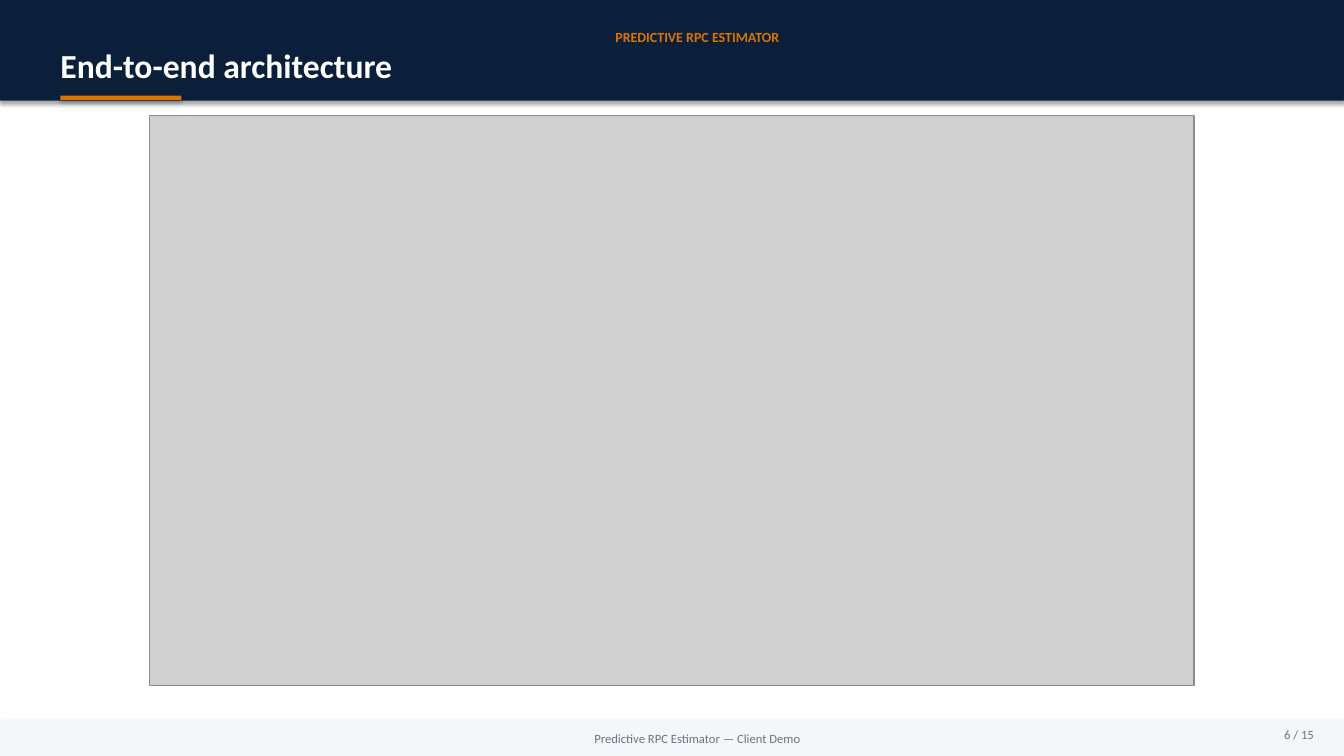
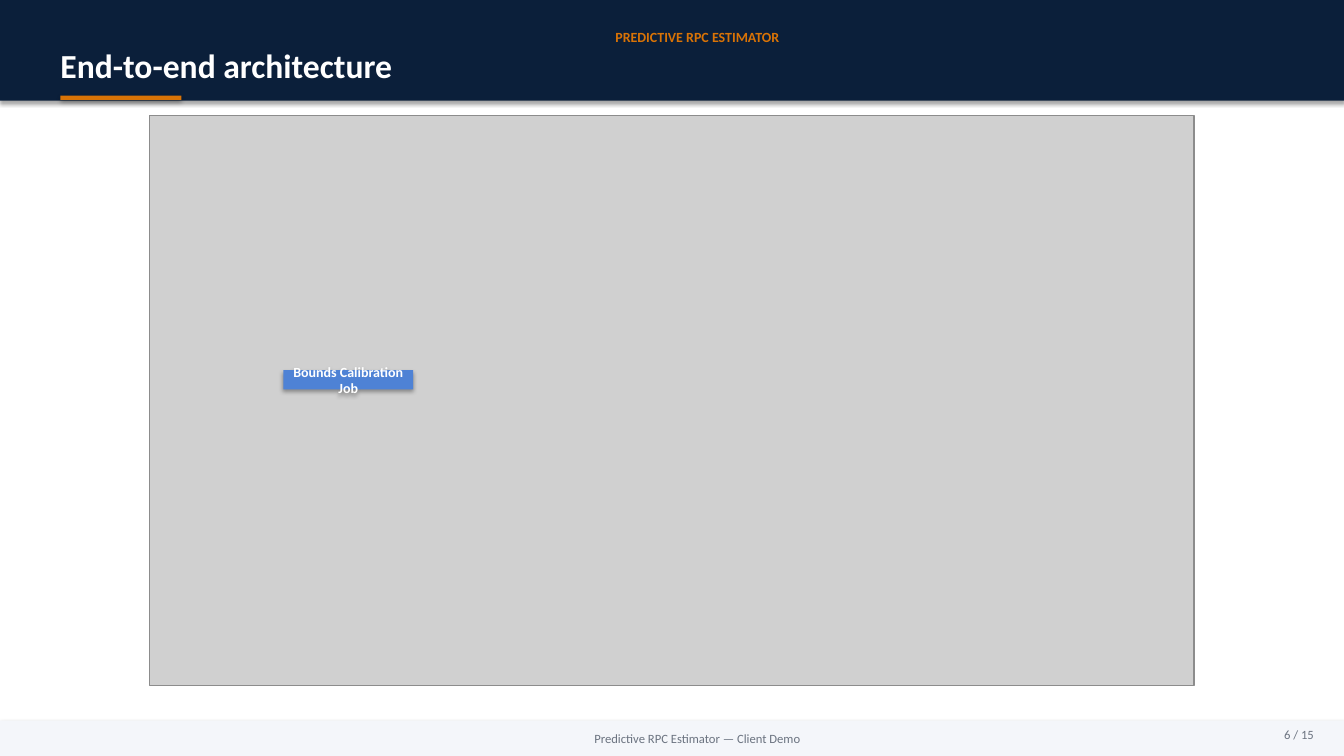
Before and after one commit to asmeyatsky-work/msm, a slide deck: slide 6 of docs/client-demo-deck.pptx. Drawn at 1344x756 pixels with LibreOffice and Linux fonts; fonts in the diff are those of the drawing; grey boxes stand for pictures. Boxes give left, top, right and bottom in pixels: in the first picture for what was removed or moved away, otherwise in the second. Text is boxed around its words. In the diff, an @@ line names an element or a change of style, - is before the commit and + after.

```diff
--- a/docs/client-demo-deck.pptx
+++ b/docs/client-demo-deck.pptx
@@ rectangle added at (x1=283, y1=370, x2=413, y2=389), fill #4E82D5, 10 pt, text #FFFFFF, bold @@
+Bounds Calibration Job
```
Also in this commit, not shown: 1 other file.
